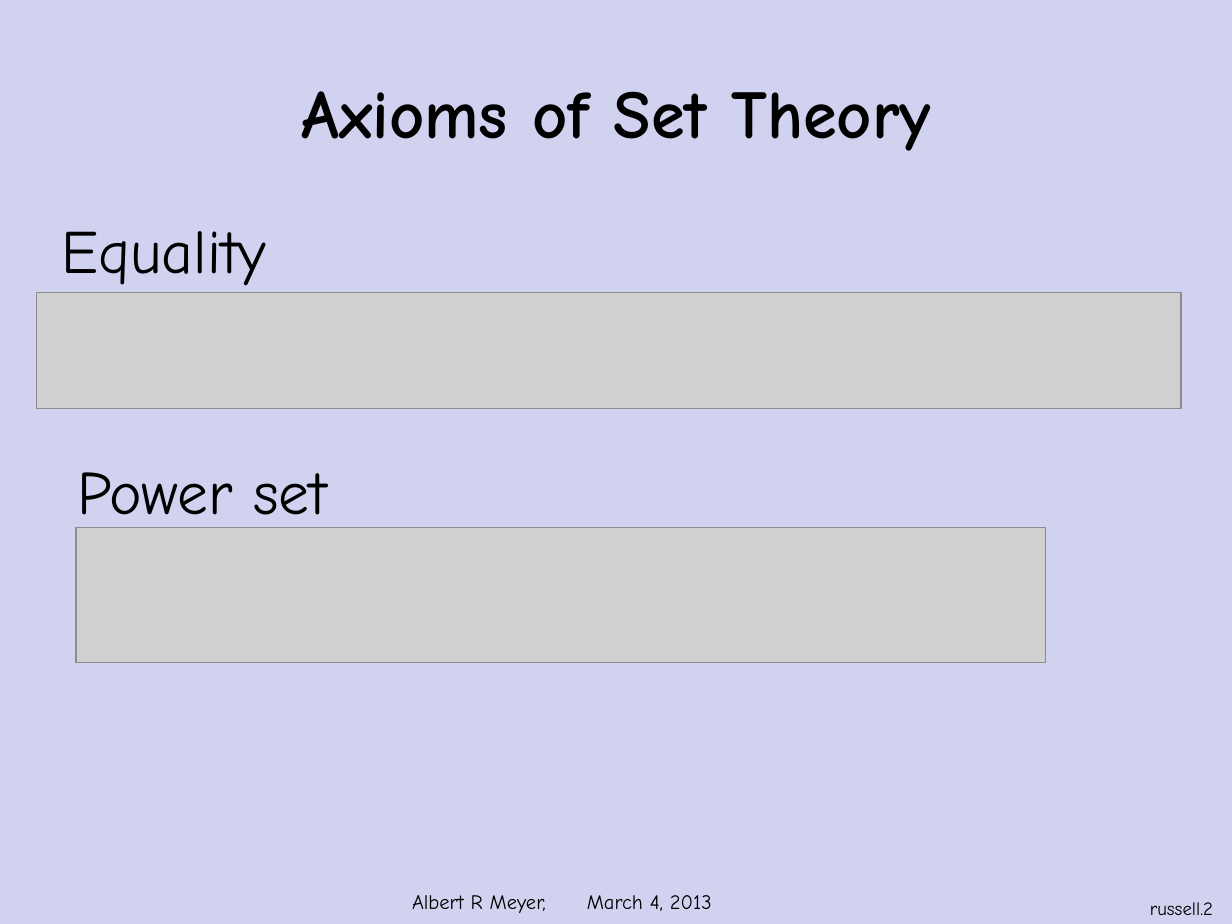
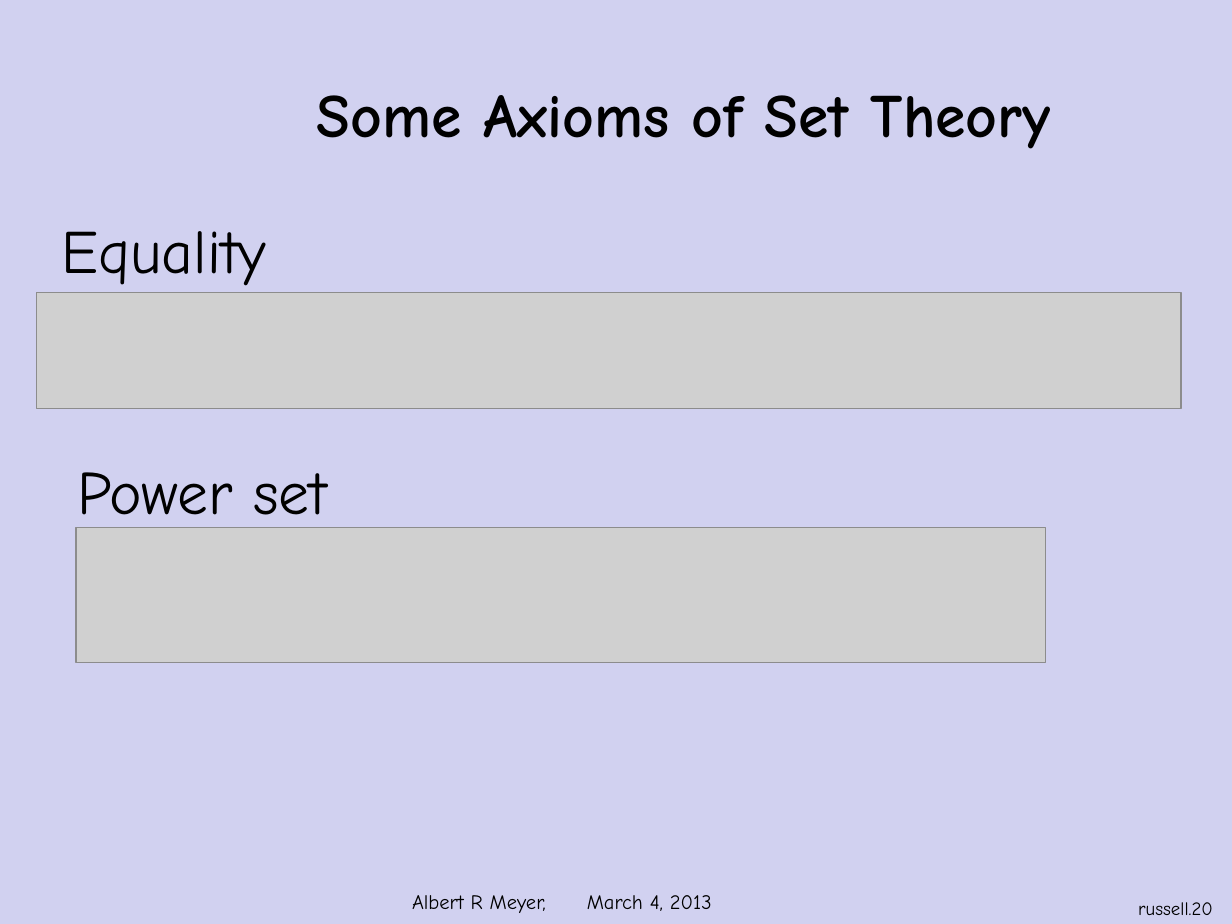
Before and after one commit to armeyer/mcs_web, a slide deck: slide 20 of spring13/slides13/russell-paradox.pptx (slide 2 before the commit). Drawn at 1232x924 pixels with LibreOffice and Linux fonts; fonts in the diff are those of the drawing; grey boxes stand for pictures; background and template pictures are left out. Boxes give left, top, right and bottom in pixels: in the first picture for what was removed or moved away, otherwise in the second. Text is boxed around its words. In the diff, an @@ line names an element or a change of style, - is before the commit and + after.

```diff
--- a/spring13/slides13/russell-paradox.pptx
+++ b/spring13/slides13/russell-paradox.pptx
@@ title at [317, 95, 1051, 149]: text changed; size 40 to 36 pt @@
-Axioms of Set Theory
+Some Axioms of Set Theory
@@ page number at [1138, 902, 1213, 915]: text changed @@
-russell.2
+russell.20
```
Also in this commit, not shown: 2 other slides changed.
